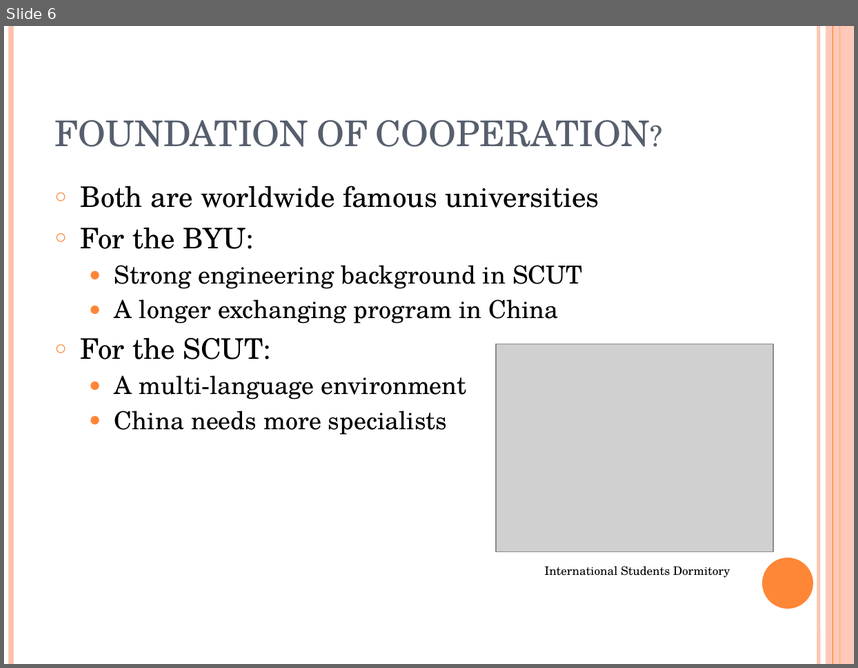
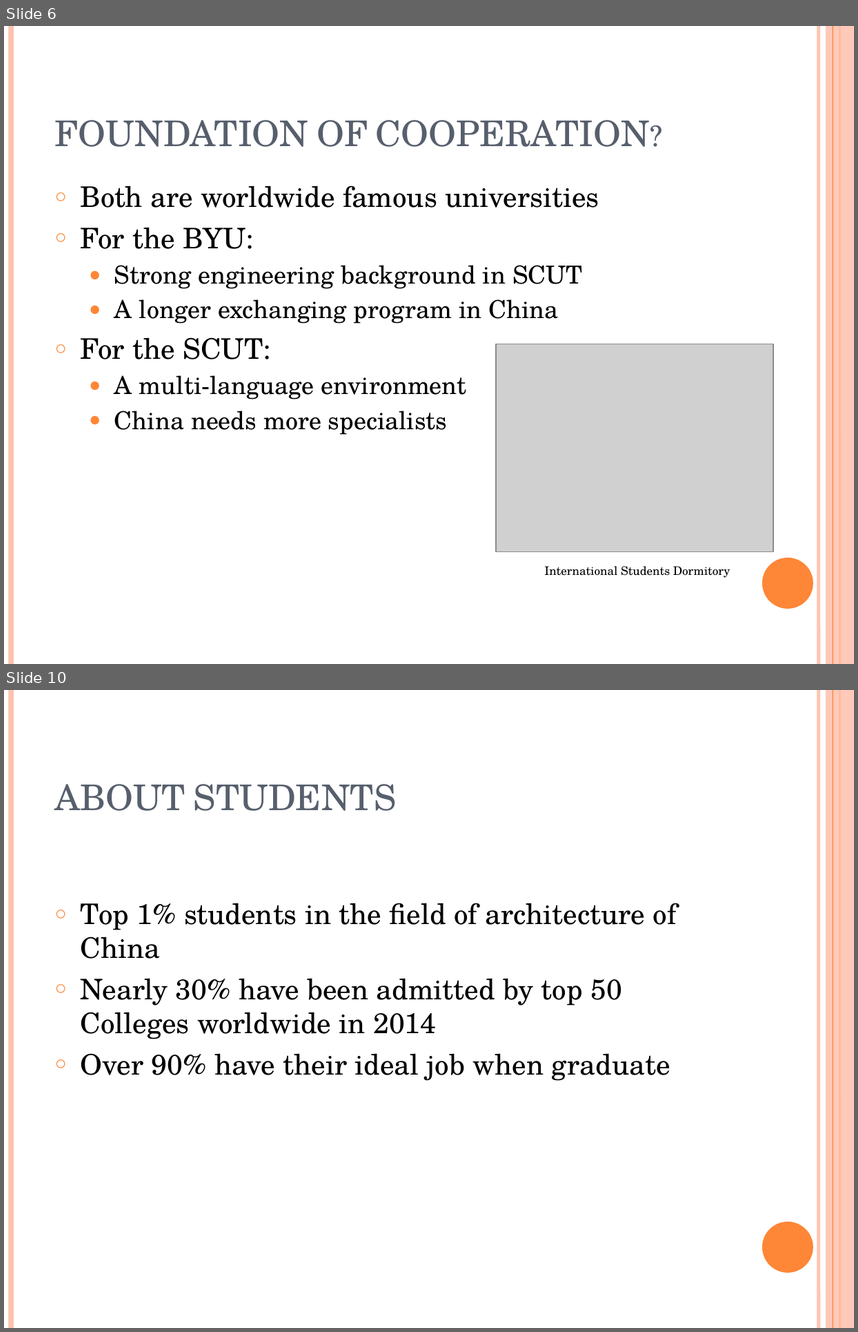
Before and after one commit to wattlebird/BYU_SCUT_EXCHANGE_PT, a slide deck: BYU-SCUT EXCHANGING PROGRAME.pptx. Shown one above the other, each under a label of ours: slide 6 before the commit, slides 6 and 10 after it; the slides between them are not shown. The pictures are 858x668 and 858x1332 pixels, drawn with LibreOffice and Linux fonts; fonts in the diff are those of the drawing; grey boxes stand for pictures. Boxes give left, top, right and bottom in pixels: in the first picture for what was removed or moved away, otherwise in the second. Text is boxed around its words. In the diff, an @@ line names an element or a change of style, - is before the commit and + after.

```diff
--- a/BYU-SCUT EXCHANGING PROGRAME.pptx
+++ b/BYU-SCUT EXCHANGING PROGRAME.pptx
@@ slide 10 added at box(4, 690, 854, 1328), background #FFFFFF; not listed: 6 template elements that a slide beside it also shows @@
@@ title added at box(55, 784, 397, 811), 30 pt, text #575F6D, small capitals @@
+ABOUT STUDENTS
@@ text added at box(81, 903, 677, 1081), 24 pt, text #000000 @@
+○ Top 1% students in the field of architecture of China
+○ Nearly 30% have been admitted by top 50 Colleges worldwide in 2014
+○ Over 90% have their ideal job when graduate
```
Also in this commit, not shown: 4 slides changed, 16 other slides added, 1 slide removed, 8 other files.
